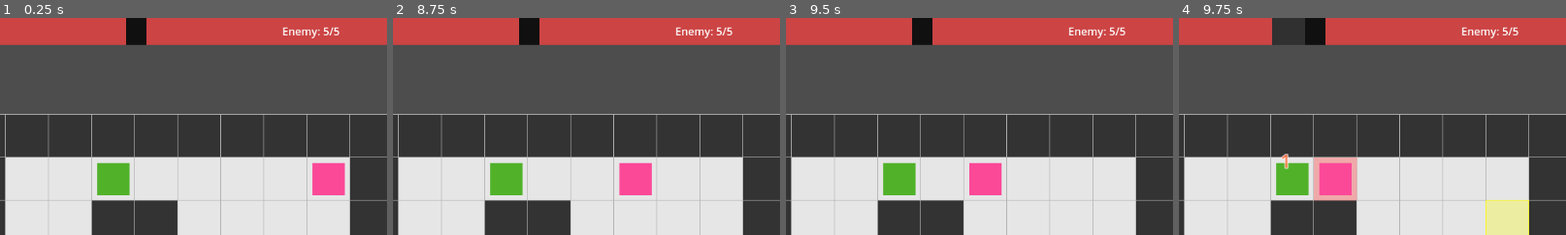
Above: before the commit, frames 1-4 (left to right).
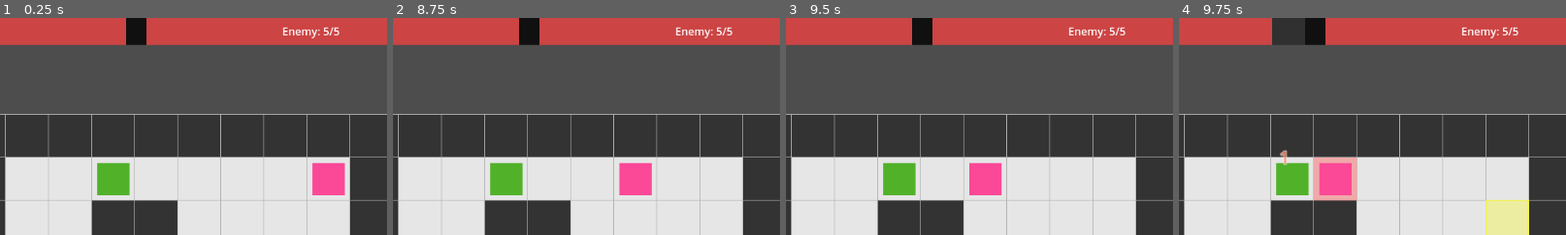
Above: after the commit, the same moments.

Repository: Selliott452/gridfall
Game: Godot game, scene res://scenes/Board.tscn
Same seed, same stepped clock (60 frames per second), same inputs: the game is played once before the commit and once after it.
Inputs (mouse positions are % of the whole screen's width and height, from its top left):
- Up to frame 1 (0.25 s): no input
- Up to frame 2 (8.75 s): click "1: Slash (1)" at 0.5 s; click "2: Dash (1)" at 1.25 s; click "3: Slash (1)" at 2 s; click "End Turn" at 2.75 s; click "1: Slash (1)" at 3.5 s; click "2: Dash (1)" at 4.25 s; click "3: Slash (1)" at 5 s; click "End Turn" at 5.75 s; click "1: Slash (1)" at 6.5 s; click "2: Dash (1)" at 7.25 s; click "3: Slash (1)" at 8 s
- Up to frame 3 (9.5 s): click "End Turn" at 8.75 s
- Up to frame 4 (9.75 s): tap Enter at 9.5 s; move the mouse to (72, 45) at 9.52 s; tap Space at 9.6 s; click (72, 45) at 9.67 s
The pictures show only the part of the screen within x 27-77%, y 0-50%; the shares and areas given below are measured in that part.

Frames 1-3 are identical in both runs. In frame 4, 0.1% of the frame differs, in the area x 26-29%, y 60-70%.

Commit message:
POC - Spacebar to trigger end turn

Diff:
--- a/core/board.gd
+++ b/core/board.gd
@@ -81,6 +81,10 @@
 		return
 
 	if event is InputEventKey and event.pressed and not event.echo:
+		if event.keycode == KEY_SPACE:
+			hud.end_turn_pressed.emit()
+			return
+
 		var key_event := event as InputEventKey
 		card_system.handle_number_key(key_event.keycode)
 		return
